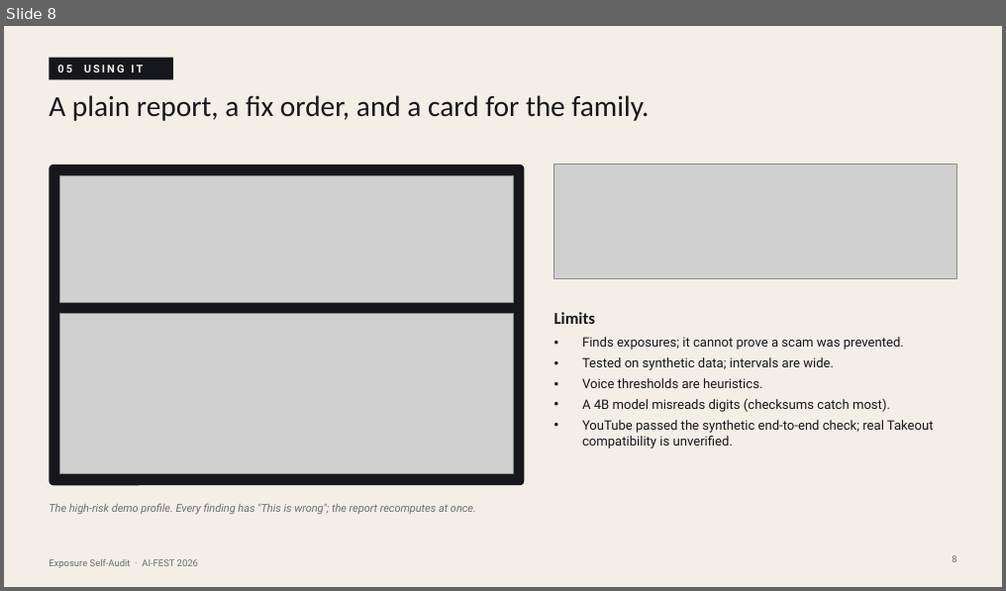
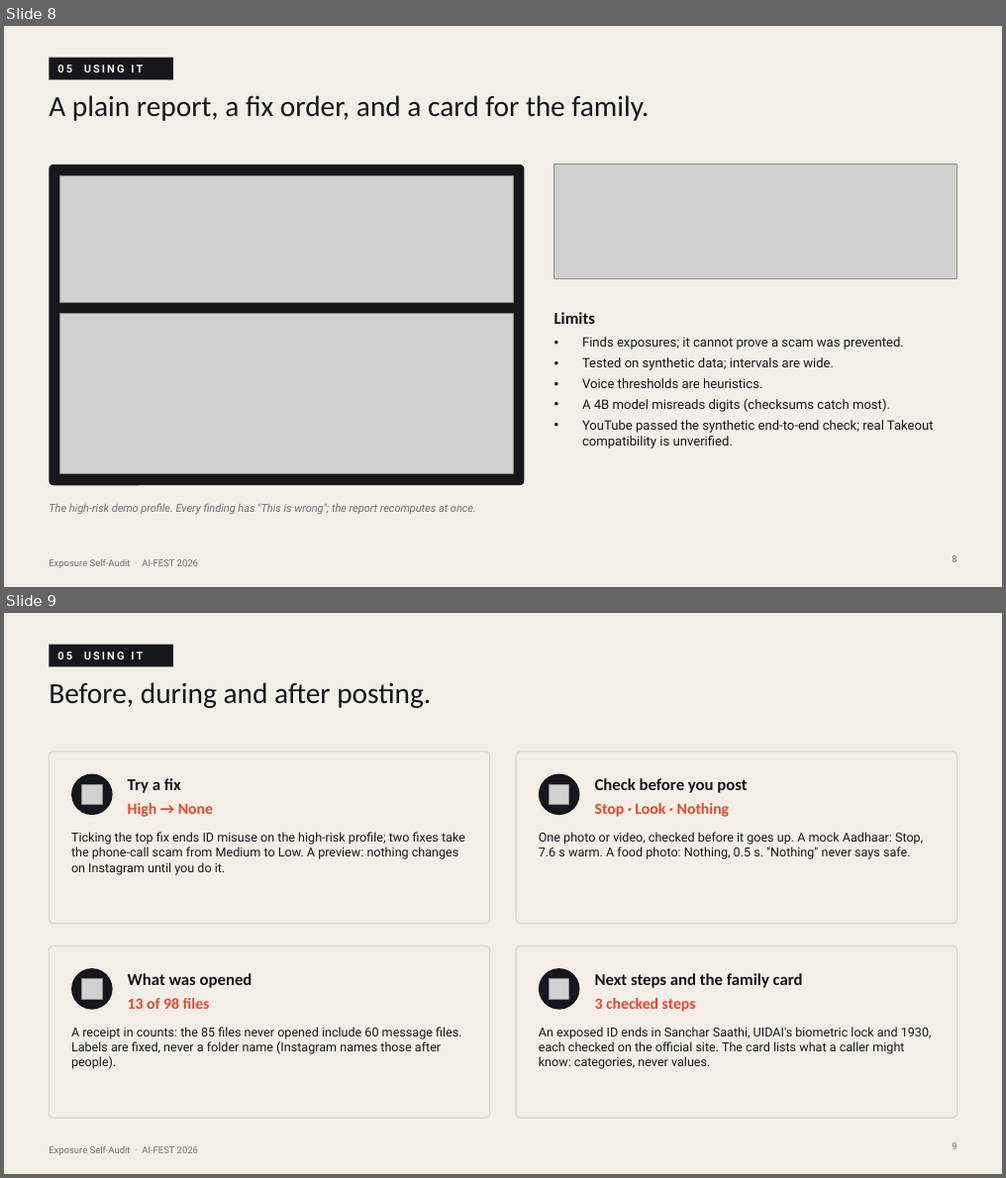
Before and after one commit to GeneralAumsum07/AI-fest-26-CSE, a slide deck: deck/exposure-self-audit.pptx. Shown one above the other, each under a label of ours: slide 8 before the commit, slides 8 and 9 after it. The pictures are 1006x591 and 1006x1178 pixels, drawn with LibreOffice and Linux fonts; fonts in the diff are those of the drawing; grey boxes stand for pictures. Boxes give left, top, right and bottom in pixels: in the first picture for what was removed or moved away, otherwise in the second. Text is boxed around its words. In the diff, an @@ line names an element or a change of style, - is before the commit and + after.

```diff
--- a/deck/exposure-self-audit.pptx
+++ b/deck/exposure-self-audit.pptx
@@ slide 9 added at [4, 613, 1002, 1174], background #F3EFE6; not listed: 1 template element that a slide beside it also shows @@
@@ rectangle added at [49, 645, 173, 666], fill #15171C @@
@@ text added at [57, 652, 143, 660], 10.5 pt, text #F3EFE6, bold @@
+05 USING IT
@@ title added at [49, 682, 431, 708], 28 pt, text #15171C @@
+Before, during and after posting.
@@ rounded rectangle added at [49, 752, 490, 924], fill #F3EFE6, outline #D9D2C3 1 pt @@
@@ rounded rectangle added at [516, 752, 957, 924], fill #F3EFE6, outline #D9D2C3 1 pt @@
@@ ellipse added at [71, 774, 113, 815], fill #15171C @@
@@ picture added at [82, 784, 102, 805] @@
@@ text added at [128, 778, 181, 793], 16 pt, text #15171C, bold @@
+Try a fix
@@ ellipse added at [539, 774, 580, 815], fill #15171C @@
@@ picture added at [549, 784, 569, 805] @@
@@ text added at [595, 778, 746, 793], 16 pt, text #15171C, bold @@
+Check before you post
@@ text added at [128, 803, 213, 817], 15 pt, text #E0492F, bold @@
+High → None
@@ text added at [595, 803, 729, 817], 15 pt, text #E0492F, bold @@
+Stop · Look · Nothing
@@ text added at [71, 832, 465, 875], 12 pt, text #15171C @@
+Ticking the top fix ends ID misuse on the high-risk profile; two fixes take the phone-call scam from Medium to Low. A preview: nothing changes on Instagram until you do it.
@@ text added at [539, 832, 923, 860], 12 pt, text #15171C @@
+One photo or video, checked before it goes up. A mock Aadhaar: Stop, 7.6 s warm. A food photo: Nothing, 0.5 s. "Nothing" never says safe.
@@ rounded rectangle added at [49, 947, 490, 1118], fill #F3EFE6, outline #D9D2C3 1 pt @@
@@ ellipse added at [71, 968, 113, 1010], fill #15171C @@
@@ rounded rectangle added at [516, 947, 957, 1118], fill #F3EFE6, outline #D9D2C3 1 pt @@
@@ ellipse added at [539, 968, 580, 1010], fill #15171C @@
@@ picture added at [82, 979, 102, 999] @@
@@ text added at [128, 973, 252, 988], 16 pt, text #15171C, bold @@
+What was opened
@@ text added at [128, 998, 210, 1009], 15 pt, text #E0492F, bold @@
+13 of 98 files
@@ picture added at [549, 979, 569, 999] @@
@@ text added at [595, 973, 803, 988], 16 pt, text #15171C, bold @@
+Next steps and the family card
@@ text added at [595, 998, 696, 1012], 15 pt, text #E0492F, bold @@
+3 checked steps
@@ text added at [71, 1027, 462, 1069], 12 pt, text #15171C @@
+A receipt in counts: the 85 files never opened include 60 message files. Labels are fixed, never a folder name (Instagram names those after people).
@@ text added at [539, 1027, 932, 1069], 12 pt, text #15171C @@
+An exposed ID ends in Sanchar Saathi, UIDAI's biometric lock and 1930, each checked on the official site. The card lists what a caller might know: categories, never values.
@@ page number added at [951, 1143, 956, 1150], 9 pt, text #6A6E76 @@
+9
```
Also in this commit, not shown: 2 other files.
